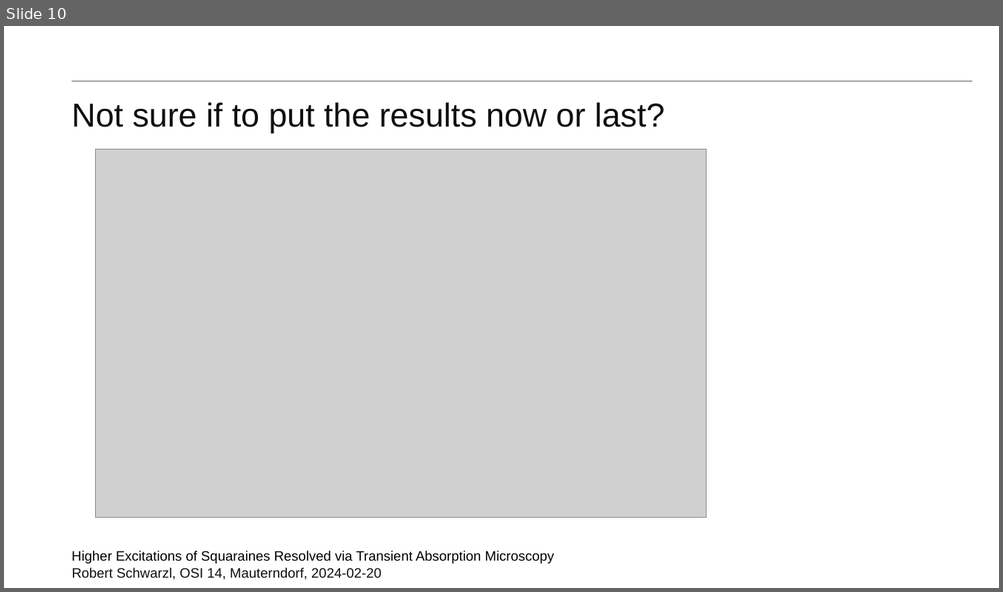
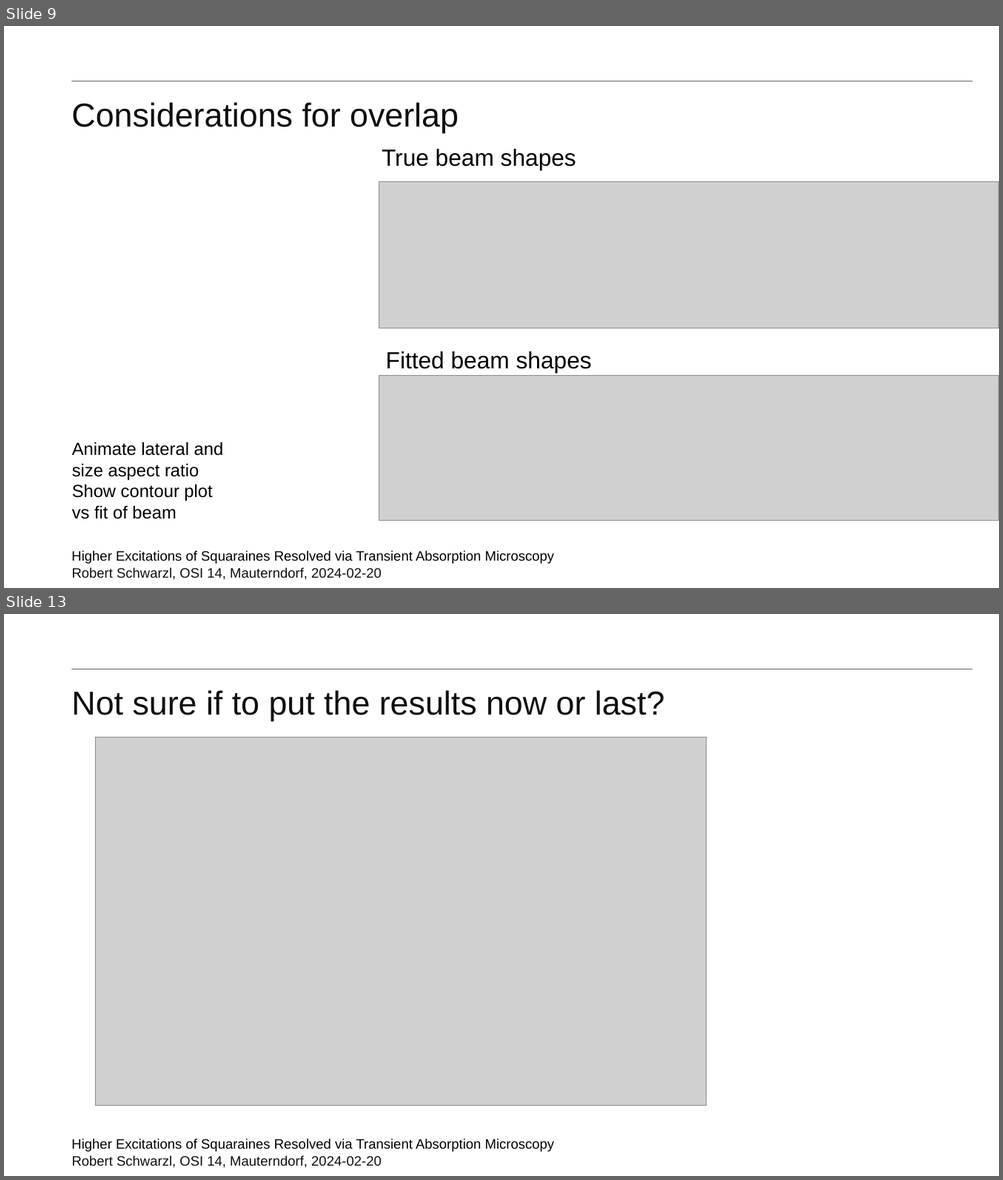
Before and after one commit to MJeindl/MasterProjectAlt, a slide deck: PresentationJeindlSeminar.pptx. Shown one above the other, each under a label of ours: slide 10 before the commit, slides 9 and 13 after it; the slides between them are not shown. The pictures are 1003x592 and 1003x1180 pixels, drawn with LibreOffice and Linux fonts; fonts in the diff are those of the drawing; grey boxes stand for pictures; background and template pictures are left out. Boxes give left, top, right and bottom in pixels: in the first picture for what was removed or moved away, otherwise in the second. Text is boxed around its words. In the diff, an @@ line names an element or a change of style, - is before the commit and + after.

```diff
--- a/PresentationJeindlSeminar.pptx
+++ b/PresentationJeindlSeminar.pptx
@@ slide 9 added at (x1=4, y1=26, x2=999, y2=588), background #FFFFFF; not listed: 1 template element that a slide beside it also shows @@
@@ page number added at (x1=4, y1=92, x2=51, y2=127), 14 pt, text #FFFFFF @@
+9
@@ title added at (x1=71, y1=102, x2=458, y2=133), 34 pt, text #0F0F0F @@
+Considerations for overlap
@@ text added at (x1=381, y1=149, x2=576, y2=170), 24 pt, text #000000 @@
+True beam shapes
@@ picture added at (x1=378, y1=182, x2=999, y2=328) @@
@@ text added at (x1=386, y1=352, x2=592, y2=373), 24 pt, text #000000 @@
+Fitted beam shapes
@@ picture added at (x1=378, y1=375, x2=999, y2=521) @@
@@ text added at (x1=72, y1=442, x2=224, y2=520), 18 pt, text #000000 @@
+Animate lateral and size aspect ratio
+Show contour plot vs fit of beam
@@ text added at (x1=71, y1=551, x2=555, y2=564), 14 pt, text #000000 @@
+Higher Excitations of Squaraines Resolved via Transient Absorption Microscopy
@@ text added at (x1=72, y1=568, x2=381, y2=580), 14 pt, text #0F0F0F @@
+Robert Schwarzl, OSI 14, Mauterndorf, 2024-02-20
@@ what was slide 10 is now slide 13 @@
```
Also in this commit, not shown: 11 slides changed, 1 other slide added, 1 other file.
